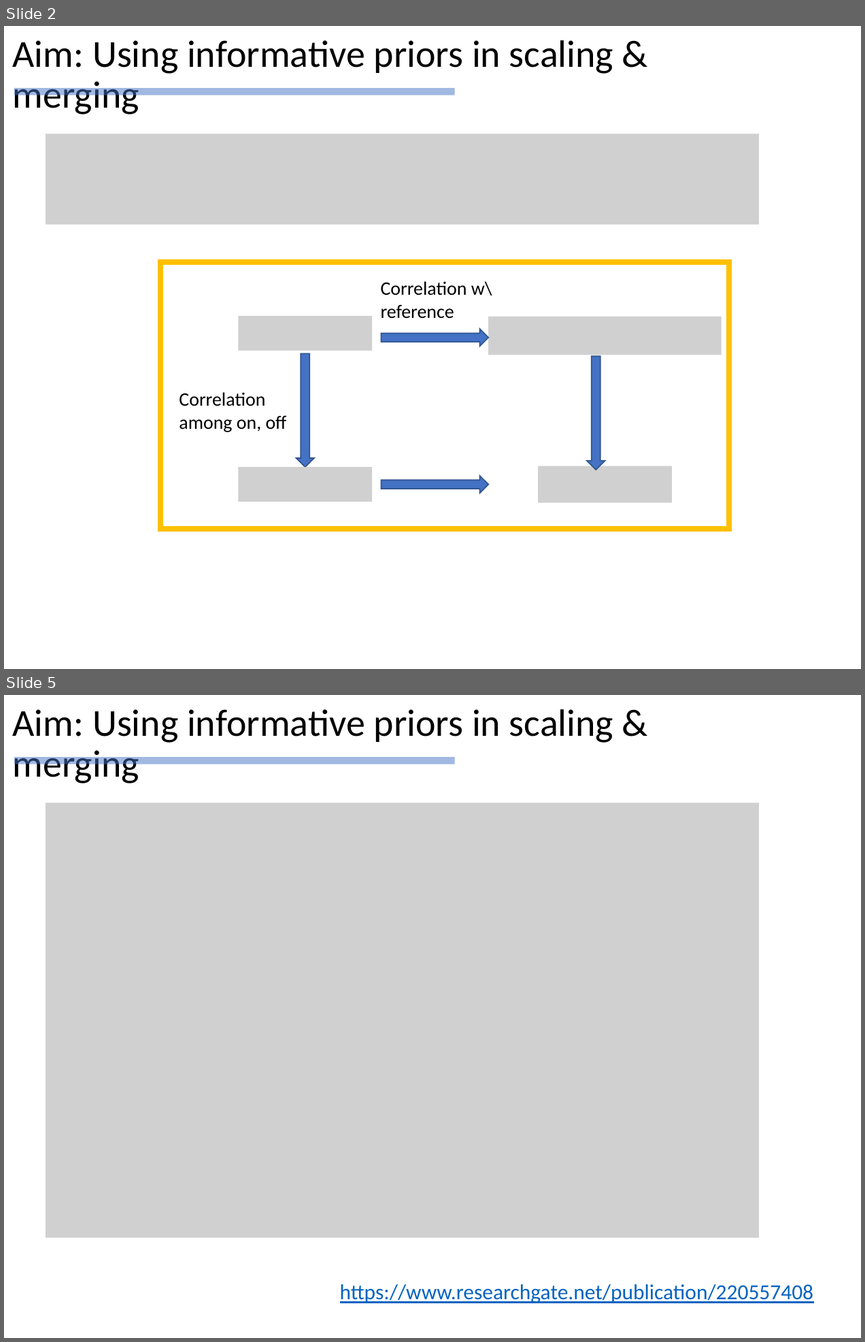
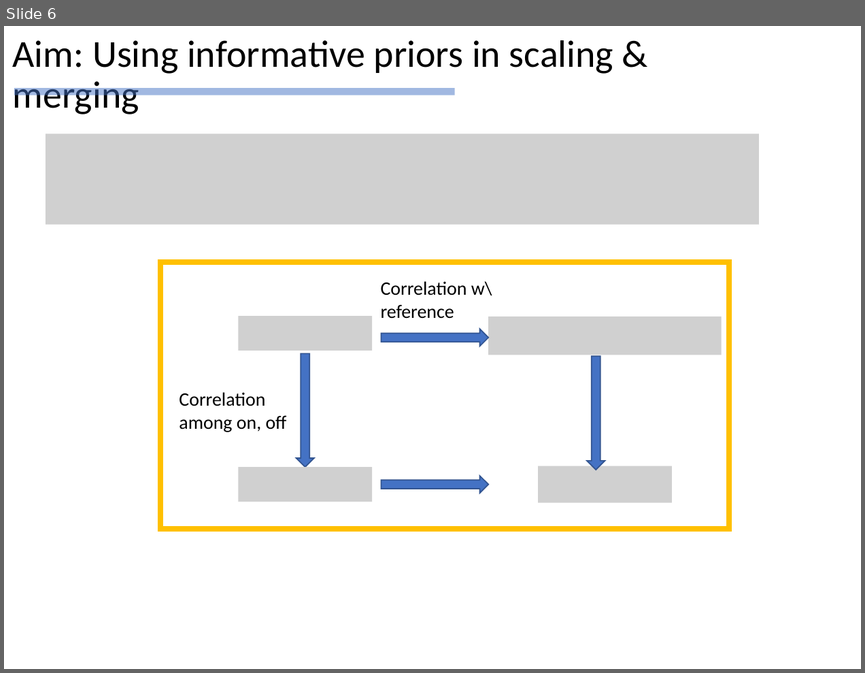
Before and after one commit to Hekstra-Lab/dw, a slide deck: Summary_of_findings_DH_20210218.pptx. Shown one above the other, each under a label of ours: slides 2 and 5 before the commit, slide 6 after it; the slides between them are not shown. The pictures are 865x1342 and 865x673 pixels, drawn with LibreOffice and Linux fonts; fonts in the diff are those of the drawing; grey boxes stand for pictures. Boxes give left, top, right and bottom in pixels: in the first picture for what was removed or moved away, otherwise in the second. Text is boxed around its words. In the diff, an @@ line names an element or a change of style, - is before the commit and + after.

```diff
--- a/Summary_of_findings_DH_20210218.pptx
+++ b/Summary_of_findings_DH_20210218.pptx
@@ slide 5 removed at [4, 695, 861, 1338], background #FFFFFF @@
@@ title removed at [13, 709, 613, 783] @@
-Aim: Using informative priors in scaling & merging
@@ line removed from (14, 760) to (455, 760) @@
@@ picture removed at [46, 803, 759, 1238] @@
@@ text removed at [340, 1284, 814, 1303] @@
-https://www.researchgate.net/publication/220557408
@@ what was slide 2 is now slide 6 @@
```
Also in this commit, not shown: 3 slides changed, 12 slides added, 16 other files.
